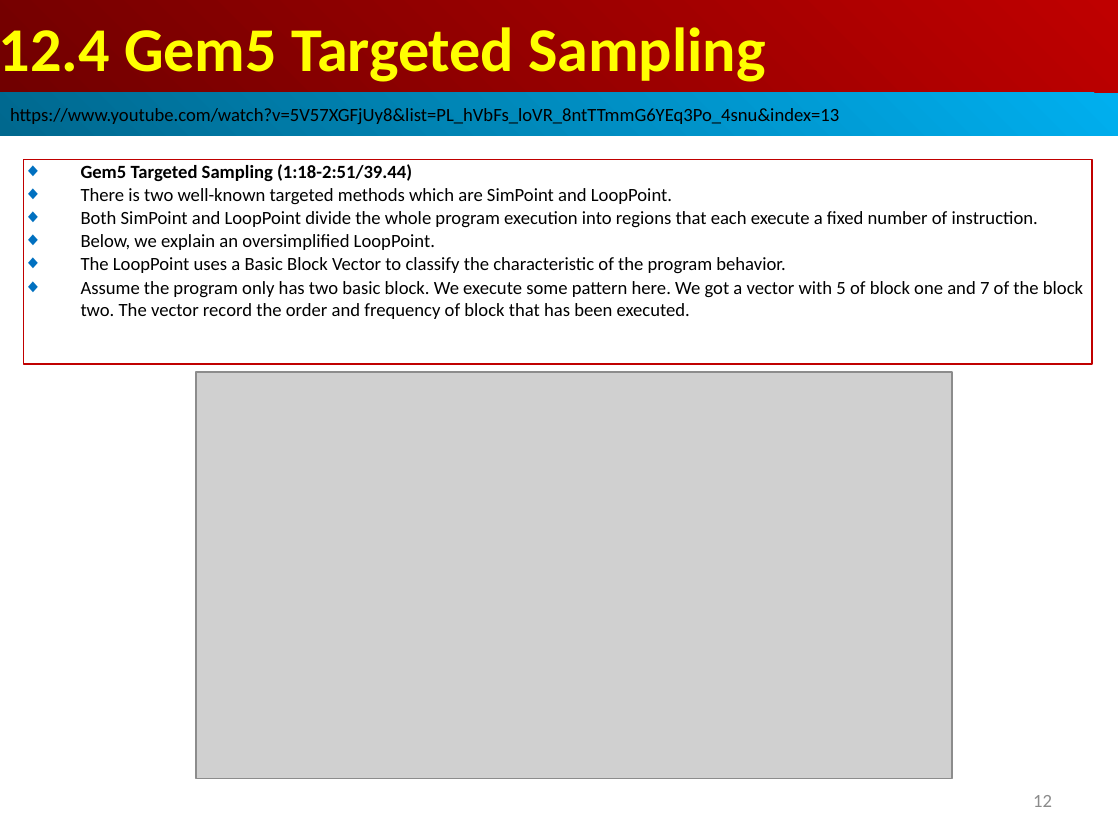
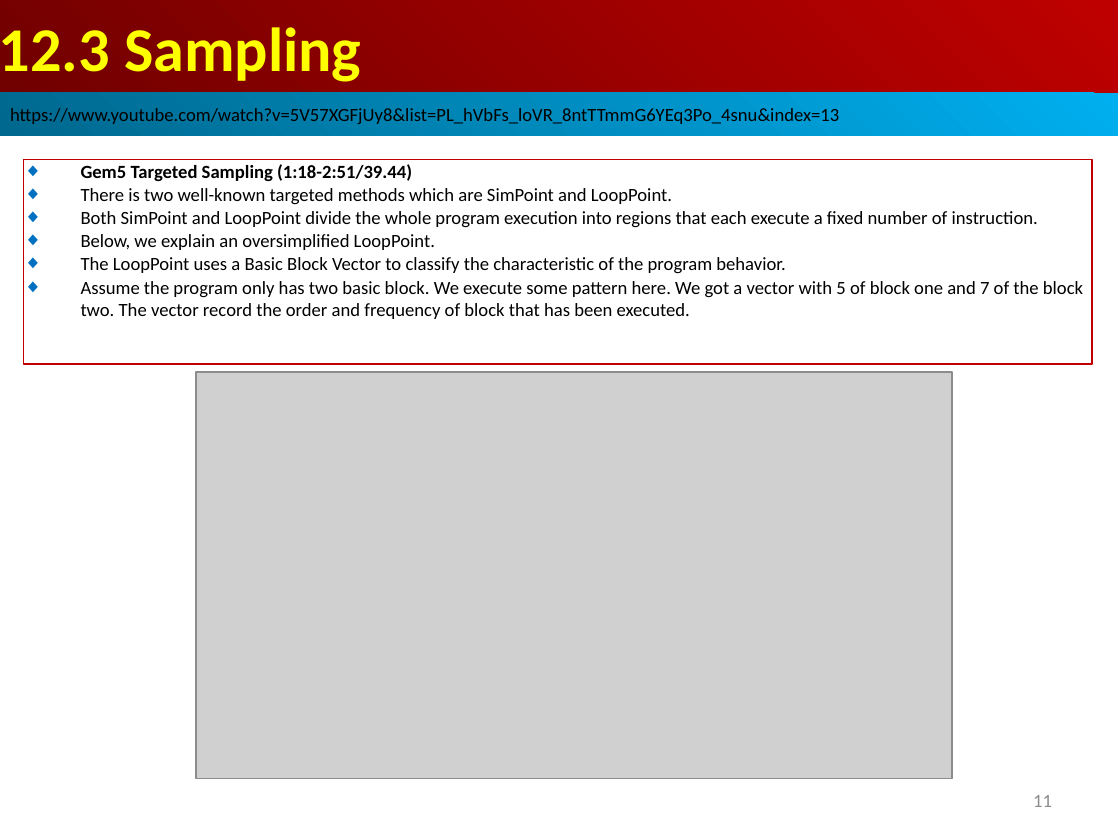
Before and after one commit to peterhchen/AIU_CS850_Gem5_McPAT, a slide deck: slide 11 of 050_Gem5/013.SampleSim/000_Video/013.SampleSim.ppt (slide 12 before the commit). Drawn at 1120x840 pixels with LibreOffice and Linux fonts; fonts in the diff are those of the drawing; grey boxes stand for pictures. Boxes give left, top, right and bottom in pixels: in the first picture for what was removed or moved away, otherwise in the second. Text is boxed around its words. In the diff, an @@ line names an element or a change of style, - is before the commit and + after.

```diff
--- a/050_Gem5/013.SampleSim/000_Video/013.SampleSim.ppt
+++ b/050_Gem5/013.SampleSim/000_Video/013.SampleSim.ppt
@@ text in rectangle at <box>0,27,361,82</box>: text changed @@
-12.4 Gem5 Targeted Sampling
+12.3 Sampling
@@ page number at <box>1033,795,1052,807</box>: text changed @@
-12
+11
```
Also in this commit, not shown: 2 other slides changed, 1 slide added, 1 slide removed.
